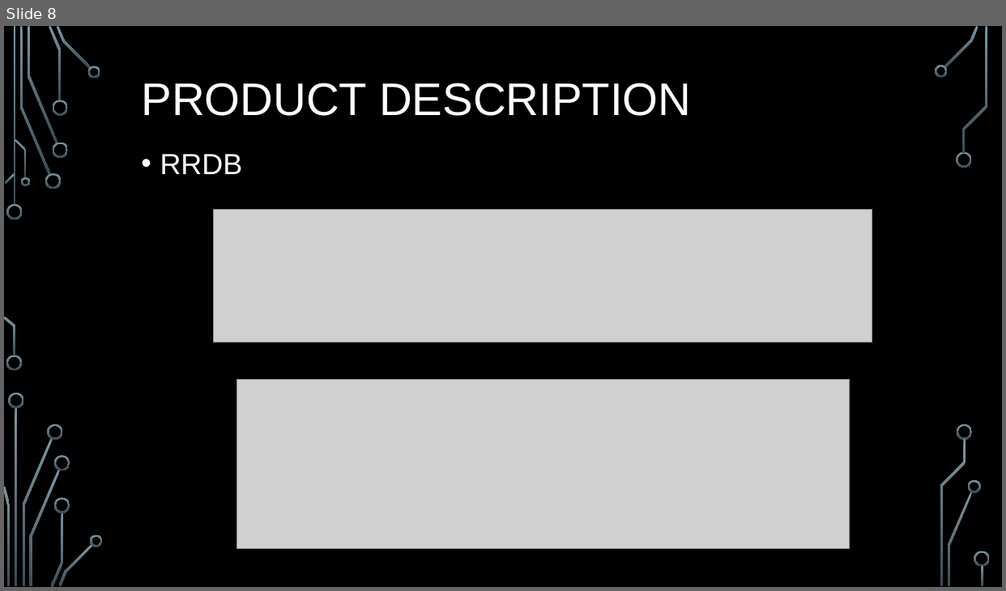
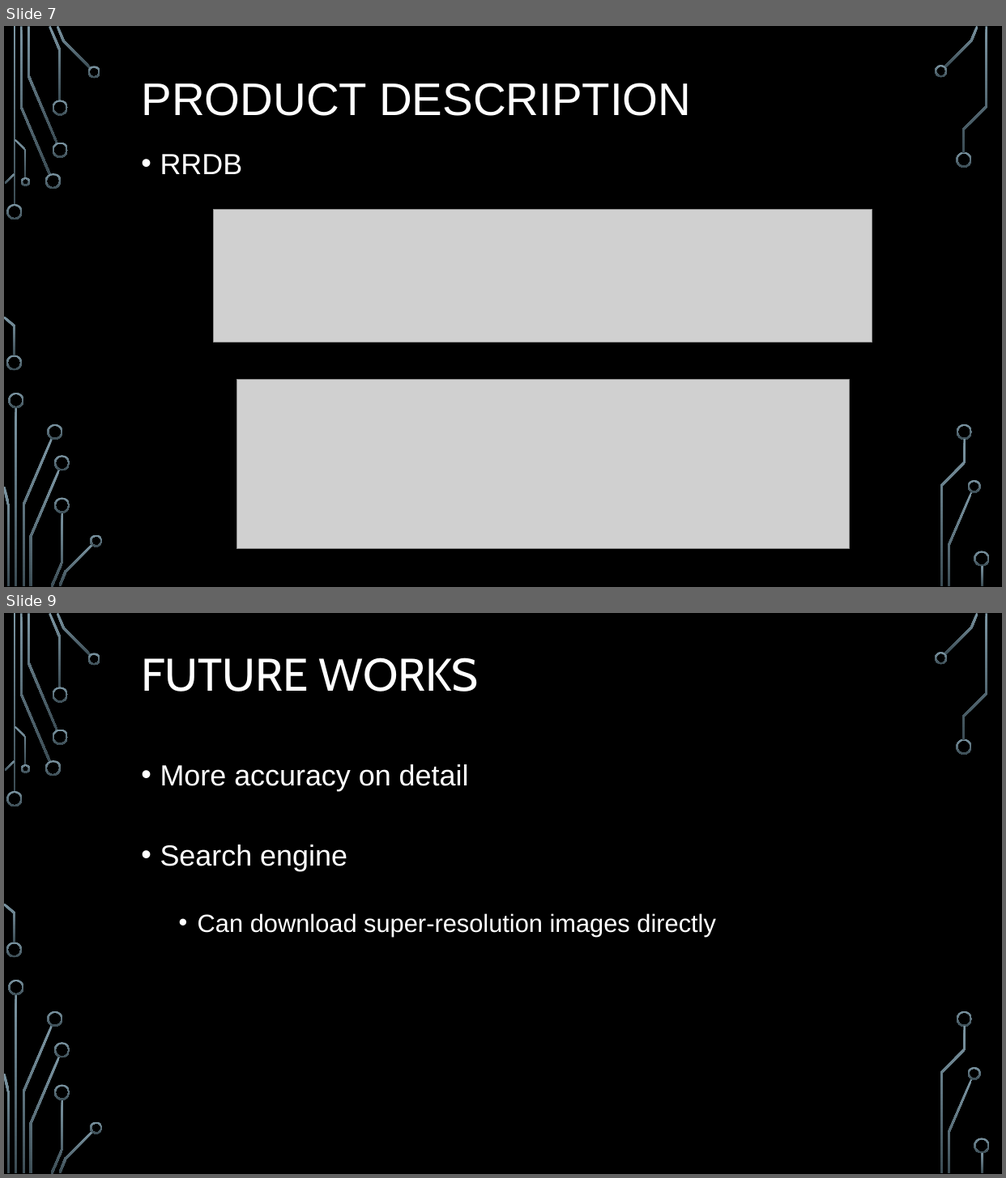
Before and after one commit to kk2250/Project_SRGAN, a slide deck: project_srgan.pptx. Shown one above the other, each under a label of ours: slide 8 before the commit, slides 7 and 9 after it; the slides between them are not shown. The pictures are 1006x591 and 1006x1178 pixels, drawn with LibreOffice and Linux fonts; fonts in the diff are those of the drawing; grey boxes stand for pictures; background and template pictures are left out. Boxes give left, top, right and bottom in pixels: in the first picture for what was removed or moved away, otherwise in the second. Text is boxed around its words. In the diff, an @@ line names an element or a change of style, - is before the commit and + after.

```diff
--- a/project_srgan.pptx
+++ b/project_srgan.pptx
@@ slide 9 added at [4,613,1002,1174], background picture (left out); not listed: 36 template elements that a slide beside it also shows @@
@@ title added at [141,658,479,692], 44 pt, text #FFFFFF @@
+FUTURE WORKS
@@ text added at [160,764,716,936], 24 pt, text #FFFFFF @@
+• More accuracy on detail
+• Search engine
+  • Can download super-resolution images directly
@@ what was slide 8 is now slide 7 @@
```
Also in this commit, not shown: 3 slides changed, 14 other files.
